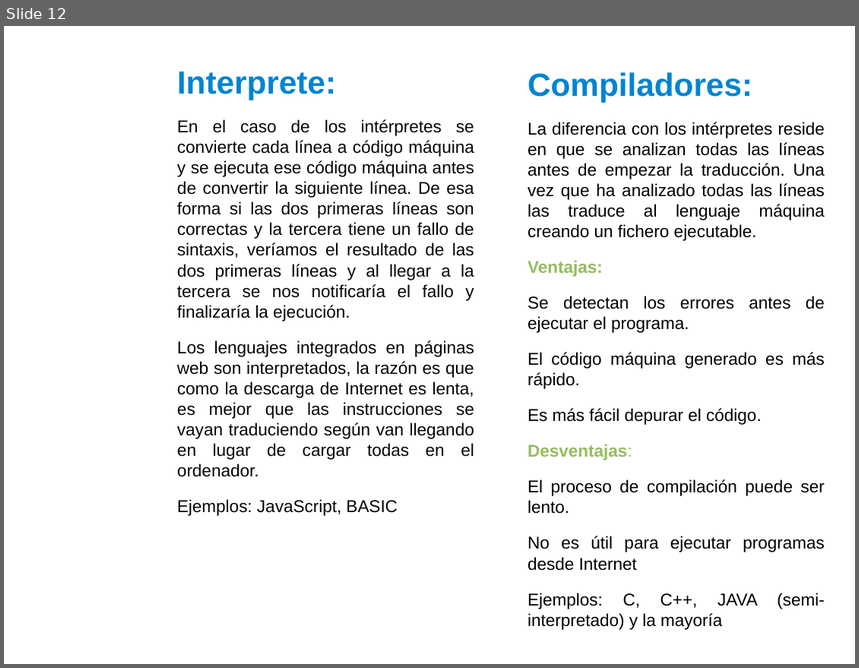
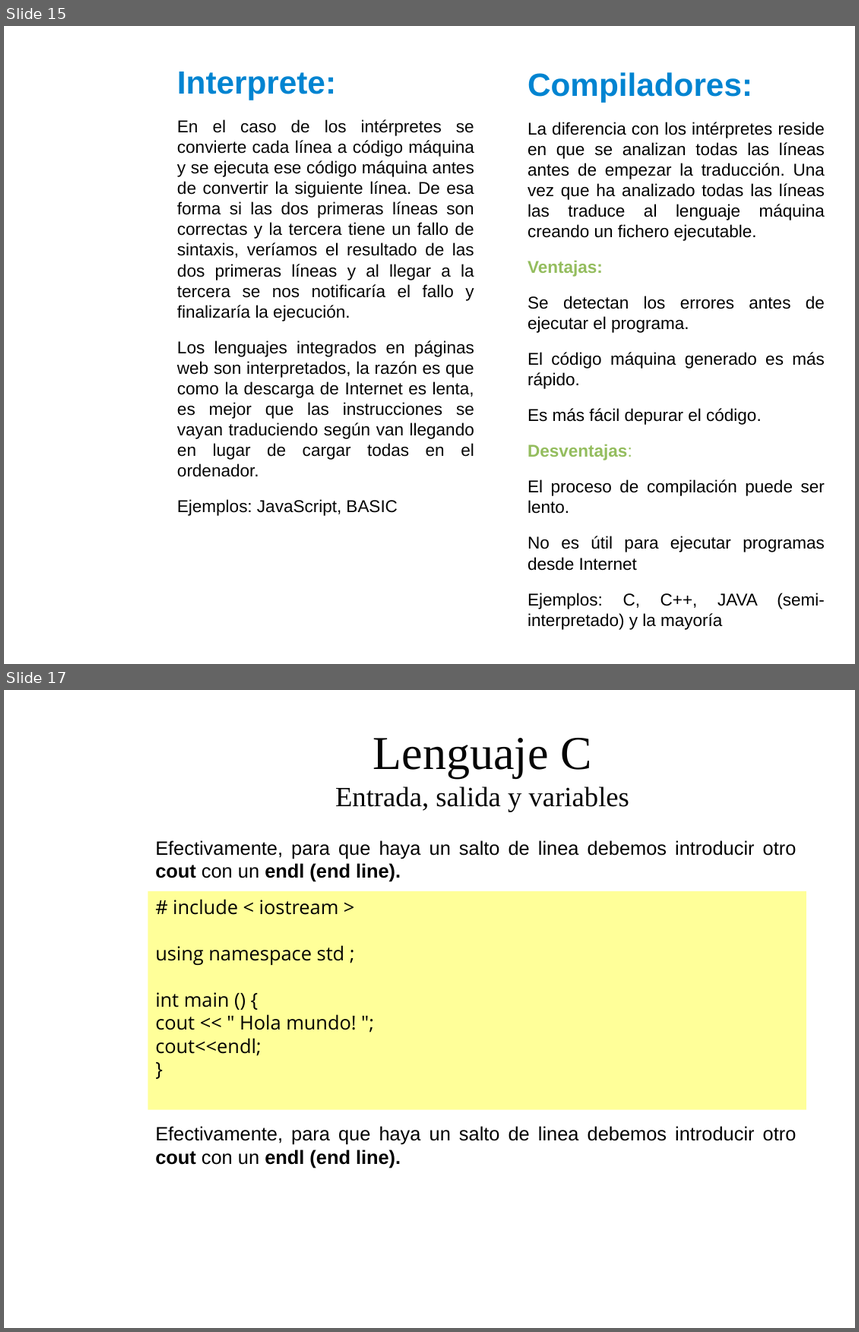
Before and after one commit to dolpo04/2bach, a slide deck: unidades/01_introduccion_a_la_programacion/presentacion/Tema1: Introduccion a la programacion.odp. Shown one above the other, each under a label of ours: slide 12 before the commit, slides 15 and 17 after it; the slides between them are not shown. The pictures are 859x668 and 859x1332 pixels, drawn with LibreOffice and Linux fonts; fonts in the diff are those of the drawing; background and template pictures are left out. Boxes give left, top, right and bottom in pixels: in the first picture for what was removed or moved away, otherwise in the second. Text is boxed around its words. In the diff, an @@ line names an element or a change of style, - is before the commit and + after.

```diff
--- a/unidades/01_introduccion_a_la_programacion/presentacion/Tema1: Introduccion a la programacion.odp
+++ b/unidades/01_introduccion_a_la_programacion/presentacion/Tema1: Introduccion a la programacion.odp
@@ slide 17 added at [4, 690, 855, 1328], background picture (left out) @@
@@ title added at [335, 738, 629, 812], 26 pt, text #050505 @@
+Lenguaje C
+Entrada, salida y variables
@@ text added at [155, 840, 797, 882], 18 pt, text #000000 @@
+Efectivamente, para que haya un salto de linea debemos introducir otro cout con un endl (end line).
@@ rectangle added at [148, 891, 807, 1110], fill #FFFF99, 18 pt, text #000000 @@
+# include < iostream >
+using namespace std ;
+int main () {
+cout << " Hola mundo! ";
+cout<<endl;
+}
@@ text added at [155, 1126, 797, 1168], 18 pt, text #000000 @@
+Efectivamente, para que haya un salto de linea debemos introducir otro cout con un endl (end line).
@@ what was slide 12 is now slide 15 @@
```
Also in this commit, not shown: 14 other slides added.
